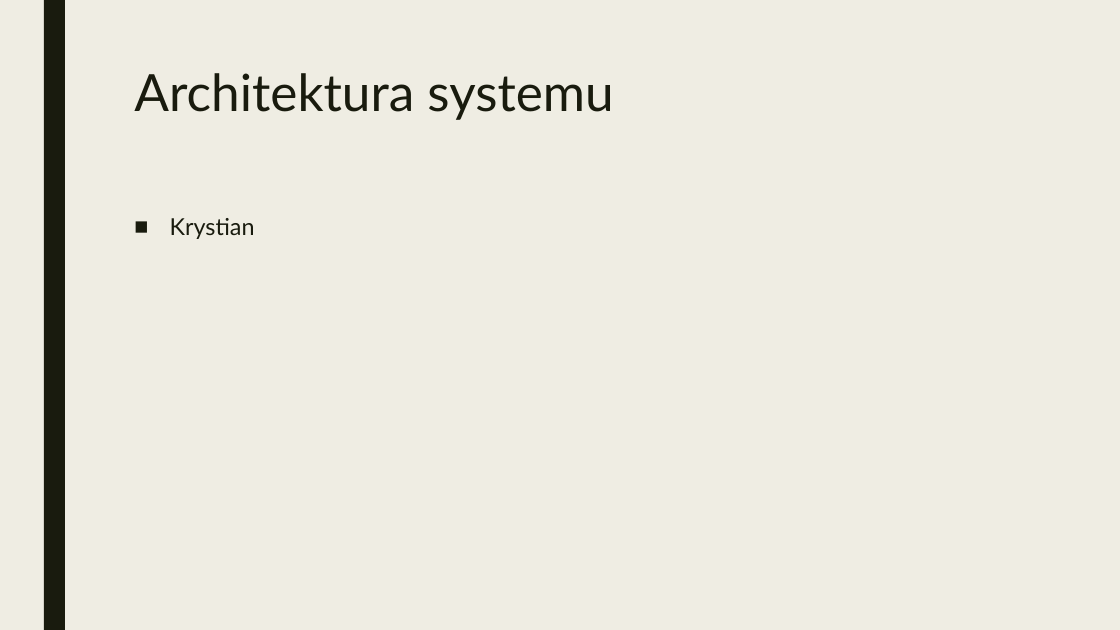
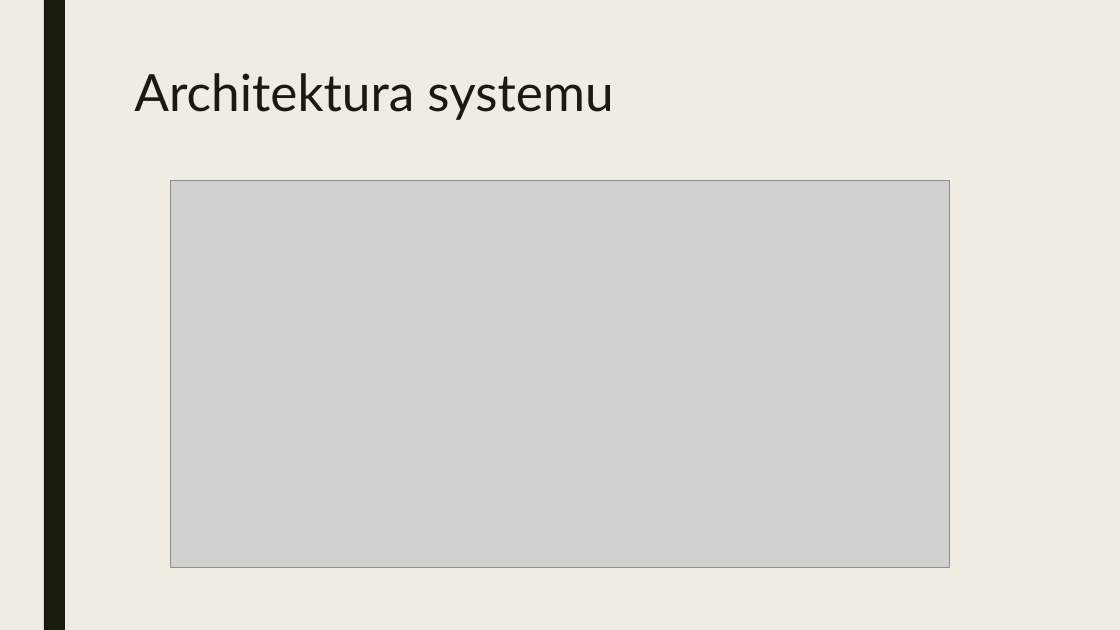
Before and after one commit to kacienk/Bydlac, a slide deck: slide 4 of EduResources/PrezentacjaInżynieria1.pptx. Drawn at 1120x630 pixels with LibreOffice and Linux fonts; fonts in the diff are those of the drawing; grey boxes stand for pictures. Boxes give left, top, right and bottom in pixels: in the first picture for what was removed or moved away, otherwise in the second. Text is boxed around its words. In the diff, an @@ line names an element or a change of style, - is before the commit and + after.

Commit message:
Presentation done

```diff
--- a/EduResources/PrezentacjaInżynieria1.pptx
+++ b/EduResources/PrezentacjaInżynieria1.pptx
@@ picture added at (171,181,950,567) @@
@@ text removed at (170,218,255,239) @@
-■ Krystian
```
